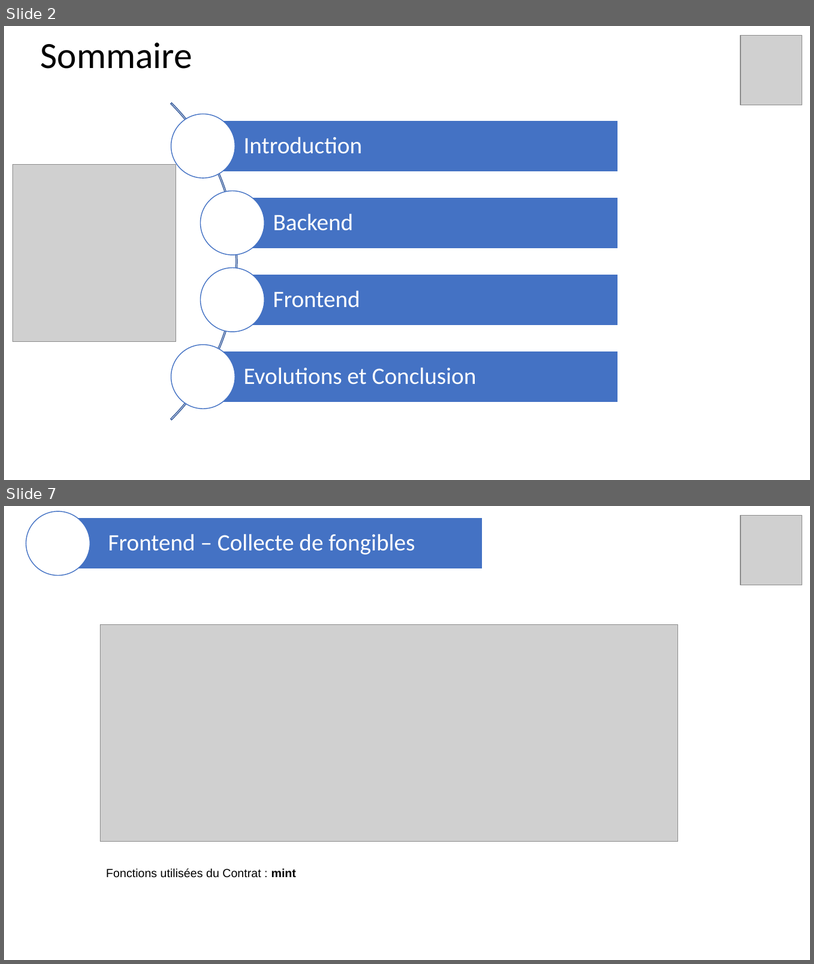
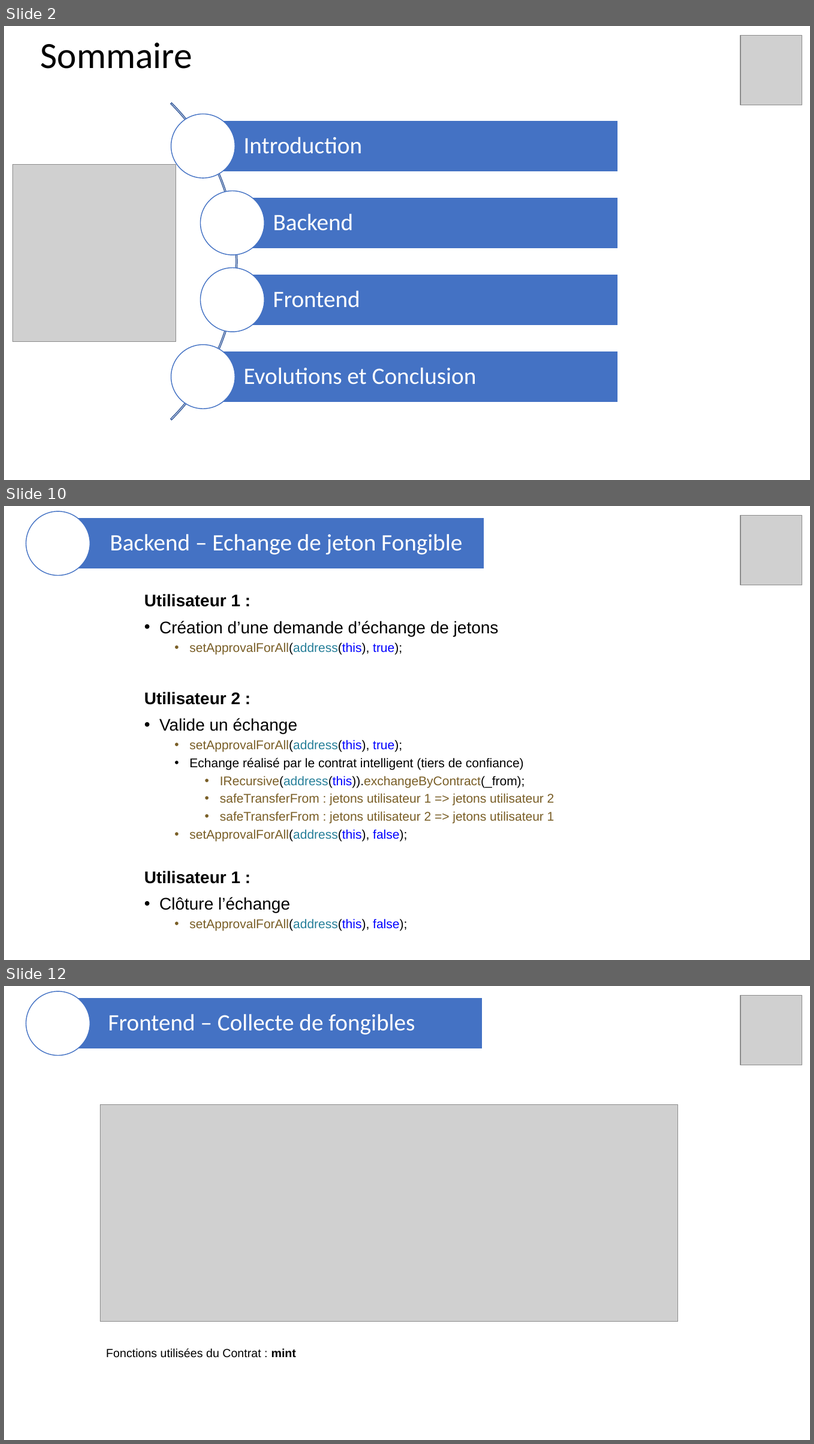
Before and after one commit to blockchainFormationAcadee/chapitre-vi-ft-franck38410, a slide deck: Presentation_JO2024.pptx. Shown one above the other, each under a label of ours: slides 2 and 7 before the commit, slides 2, 10 and 12 after it; the slides between them are not shown. The pictures are 814x964 and 814x1444 pixels, drawn with LibreOffice and Linux fonts; fonts in the diff are those of the drawing; grey boxes stand for pictures. Boxes give left, top, right and bottom in pixels: in the first picture for what was removed or moved away, otherwise in the second. Text is boxed around its words. In the diff, an @@ line names an element or a change of style, - is before the commit and + after.

Commit message:
Version avec etat echange et ppt de présentation maj

```diff
--- a/Presentation_JO2024.pptx
+++ b/Presentation_JO2024.pptx
@@ slide 10 added at (4, 506, 810, 960), background #FFFFFF @@
@@ ellipse added at (26, 511, 90, 576), fill #FFFFFF, outline #4472C4 1 pt @@
@@ rectangle added at (69, 517, 485, 569), fill #4472C4, outline #FFFFFF 1 pt @@
@@ picture added at (741, 515, 802, 585) @@
@@ text added at (110, 534, 462, 555), 28 pt, text #FFFFFF @@
+Backend – Echange de jeton Fongible
@@ text added at (144, 594, 555, 930), 15 pt, text #795E26 @@
+Utilisateur 1 :
+• Création d’une demande d’échange de jetons
+  • setApprovalForAll(address(this), true);
+Utilisateur 2 :
+• Valide un échange
+  • setApprovalForAll(address(this), true);
+  • Echange réalisé par le contrat intelligent (tiers de confiance)
+    • IRecursive(address(this)).exchangeByContract(_from);
+    • safeTransferFrom : jetons utilisateur 1 => jetons utilisateur 2
+    • safeTransferFrom : jetons utilisateur 2 => jetons utilisateur 1
+  • setApprovalForAll(address(this), false);
+Utilisateur 1 :
+• Clôture l’échange
+  • setApprovalForAll(address(this), false);
@@ what was slide 7 is now slide 12 @@
```
Also in this commit, not shown: 5 slides changed, 9 other slides added, 1 slide removed, 3 other files.
